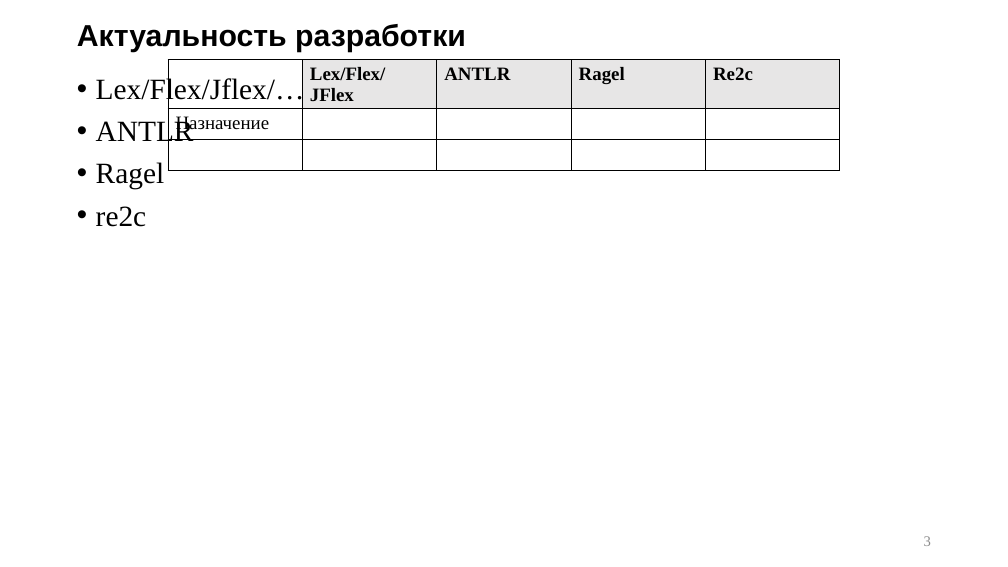
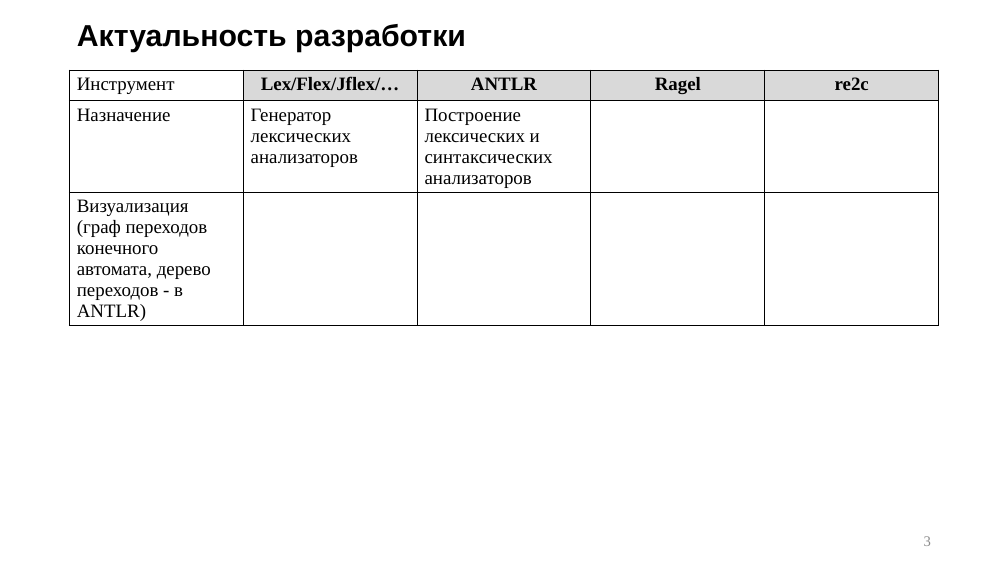
Before and after one commit to p6p62/RecognizerGenerator, a slide deck: slide 3 of Презентация на защиту.pptx. Drawn at 1008x567 pixels with LibreOffice and Linux fonts; fonts in the diff are those of the drawing. Boxes give left, top, right and bottom in pixels: in the first picture for what was removed or moved away, otherwise in the second. Text is boxed around its words. In the diff, an @@ line names an element or a change of style, - is before the commit and + after.

```diff
--- a/Презентация на защиту.pptx
+++ b/Презентация на защиту.pptx
@@ table added at [70,70,939,343], 3 rows, 5 columns @@
+Инструмент | Lex/Flex/Jflex/… | ANTLR | Ragel | re2c
+Назначение | Генератор лексических анализаторов | Построение лексических и синтаксических анализаторов |  | 
+Визуализация (граф переходов конечного автомата, дерево переходов - в ANTLR) |  |  |  | 
@@ text removed at [96,76,305,227] @@
-• Lex/Flex/Jflex/…
-• ANTLR
-• Ragel
-• re2c
@@ table removed at [168,60,841,174], 3 rows, 5 columns @@
- | Lex/Flex/JFlex | ANTLR | Ragel | Re2c
-Назначение |  |  |  | 
- |  |  |  | 
```
Also in this commit, not shown: 1 other slide changed, 1 slide added.
